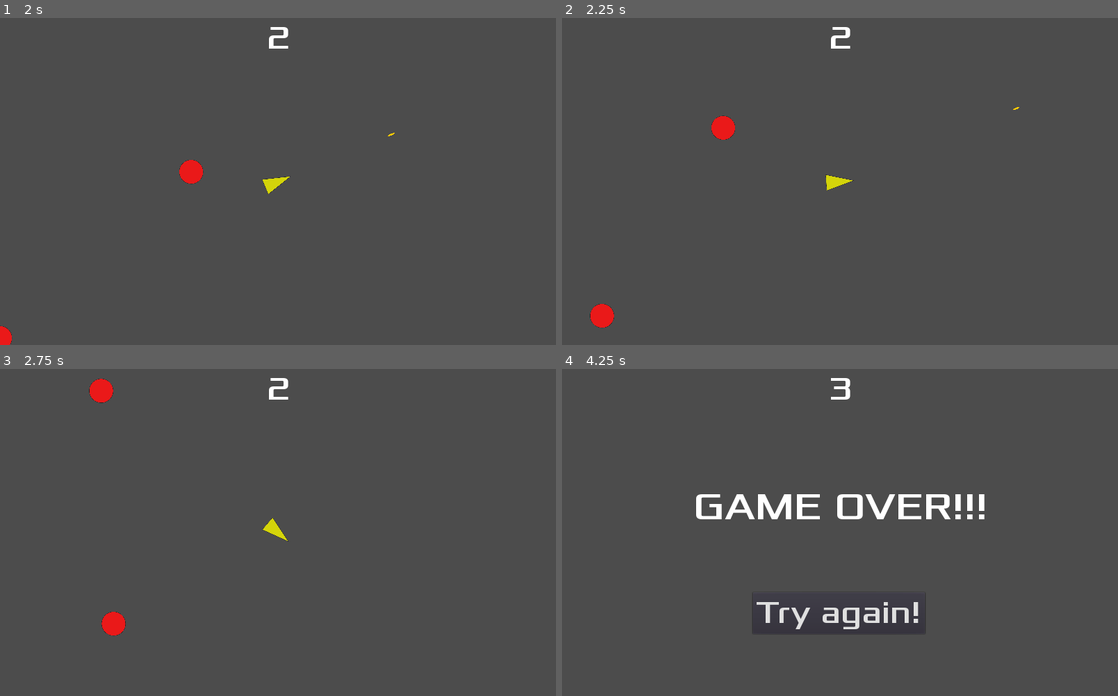
Above: before the commit, frames 1-4 (two rows, left to right).
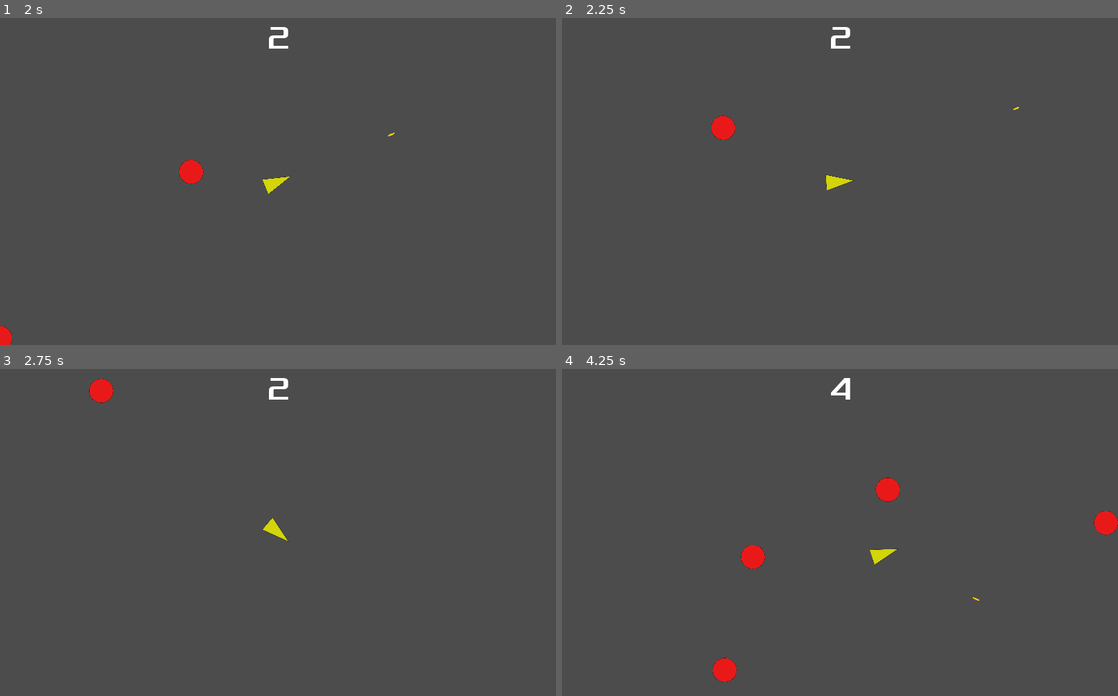
Above: after the commit, the same moments.

Repository: Marbok/SpaceInvaders
Game: Godot game, scene res://Main.tscn
The game is run twice, just before and just after one commit, with the same random seed, the same clock (stepped at 60 frames per second) and the same inputs.
Inputs:
- Up to frame 1 (2 s): tap Enter at 0.5 s; hold Right (ui_right) 0.53-1.28 s; tap Space (ui_select) at 0.77, 1.52 s; hold Down (ui_down) from 1.28 s (still down)
- Up to frame 2 (2.25 s): release Down (ui_down) at 2.03 s; hold Right (ui_right) from 2.03 s (still down)
- Up to frame 3 (2.75 s): keep holding Right (ui_right)
- Up to frame 4 (4.25 s): release Right (ui_right) at 2.78 s; hold Up (ui_up) 2.78-3.53 s; tap Space (ui_select) at 3.02, 3.77 s; hold Left (ui_left) from 3.53 s (still down)

Frame 1 is identical in both runs. In frame 2, 0.3% of the frame differs, in the area x 5-10%, y 87-95%; in frame 3, 0.3%; in frame 4, 3.8%, in the area x 24-100%, y 2-96%.

Commit message:
remove walls

Diff:
--- a/Main.tscn
+++ b/Main.tscn
@@ -1,11 +1,10 @@
-[gd_scene load_steps=8 format=2]
+[gd_scene load_steps=7 format=2]
 
 [ext_resource path="res://Main.gd" type="Script" id=1]
 [ext_resource path="res://asteroid/Asteroid.tscn" type="PackedScene" id=2]
 [ext_resource path="res://blast/Blast.tscn" type="PackedScene" id=3]
 [ext_resource path="res://spaceship/SpaceShip.tscn" type="PackedScene" id=4]
-[ext_resource path="res://walls/Walls.tscn" type="PackedScene" id=5]
-[ext_resource path="res://hud/HUD.tscn" type="PackedScene" id=6]
+[ext_resource path="res://hud/HUD.tscn" type="PackedScene" id=5]
 
 [sub_resource type="Curve2D" id=1]
 _data = {
@@ -28,9 +27,7 @@
 
 [node name="AsteroidSpawnLocation" type="PathFollow2D" parent="AsteroidPath"]
 
-[node name="Walls" parent="." instance=ExtResource( 5 )]
-
-[node name="HUD" parent="." instance=ExtResource( 6 )]
+[node name="HUD" parent="." instance=ExtResource( 5 )]
 
 [node name="StartPosition" type="Position2D" parent="."]
 position = Vector2( 510, 300 )
--- a/asteroid/Asteroid.gd
+++ b/asteroid/Asteroid.gd
@@ -2,12 +2,25 @@
 
 export var min_speed = 150
 export var max_speed = 400
+var screen_size
 
 # Called when the node enters the scene tree for the first time.
 func _ready():
 	set_bounce(1)
 	set_friction(0)
+	screen_size = get_viewport_rect().size
 
 # Called every frame. 'delta' is the elapsed time since the previous frame.
 func _process(delta):
 	pass
+
+
+func _on_VisibilityNotifier2D_screen_exited():
+	if position.x < 0:
+		position.x = screen_size.x
+	elif position.x > screen_size.x:
+		position.x = 0
+	if position.y < 0:
+		position.y = screen_size.y
+	elif position.y > screen_size.y:
+		position.y = 0
--- a/asteroid/Asteroid.tscn
+++ b/asteroid/Asteroid.tscn
@@ -28,3 +28,7 @@
 
 [node name="CollisionShape2D" type="CollisionShape2D" parent="."]
 shape = SubResource( 1 )
+
+[node name="VisibilityNotifier2D" type="VisibilityNotifier2D" parent="."]
+
+[connection signal="screen_exited" from="VisibilityNotifier2D" to="." method="_on_VisibilityNotifier2D_screen_exited"]
--- a/spaceship/SpaceShip.tscn
+++ b/spaceship/SpaceShip.tscn
@@ -12,6 +12,7 @@
 __meta__ = {
 "_edit_group_": true
 }
+acceleration = 2
 
 [node name="Sprite" type="Sprite" parent="."]
 scale = Vector2( 0.25, 0.25 )
--- a/walls/Walls.tscn
+++ /dev/null
@@ -1,36 +0,0 @@
-[gd_scene load_steps=5 format=2]
-
-[sub_resource type="SegmentShape2D" id=1]
-b = Vector2( -1020, 8.91712e-05 )
-
-[sub_resource type="SegmentShape2D" id=2]
-b = Vector2( 600, 0 )
-
-[sub_resource type="SegmentShape2D" id=3]
-b = Vector2( 1020, 0 )
-
-[sub_resource type="SegmentShape2D" id=4]
-b = Vector2( -600, 0 )
-
-[node name="Walls" type="StaticBody2D"]
-
-[node name="top" type="CollisionShape2D" parent="."]
-rotation = -3.14159
-shape = SubResource( 1 )
-one_way_collision = true
-
-[node name="left" type="CollisionShape2D" parent="."]
-rotation = 1.5708
-shape = SubResource( 2 )
-one_way_collision = true
-
-[node name="bottom" type="CollisionShape2D" parent="."]
-position = Vector2( 0, 600 )
-shape = SubResource( 3 )
-one_way_collision = true
-
-[node name="right" type="CollisionShape2D" parent="."]
-position = Vector2( 1020, 0 )
-rotation = -1.5708
-shape = SubResource( 4 )
-one_way_collision = true
